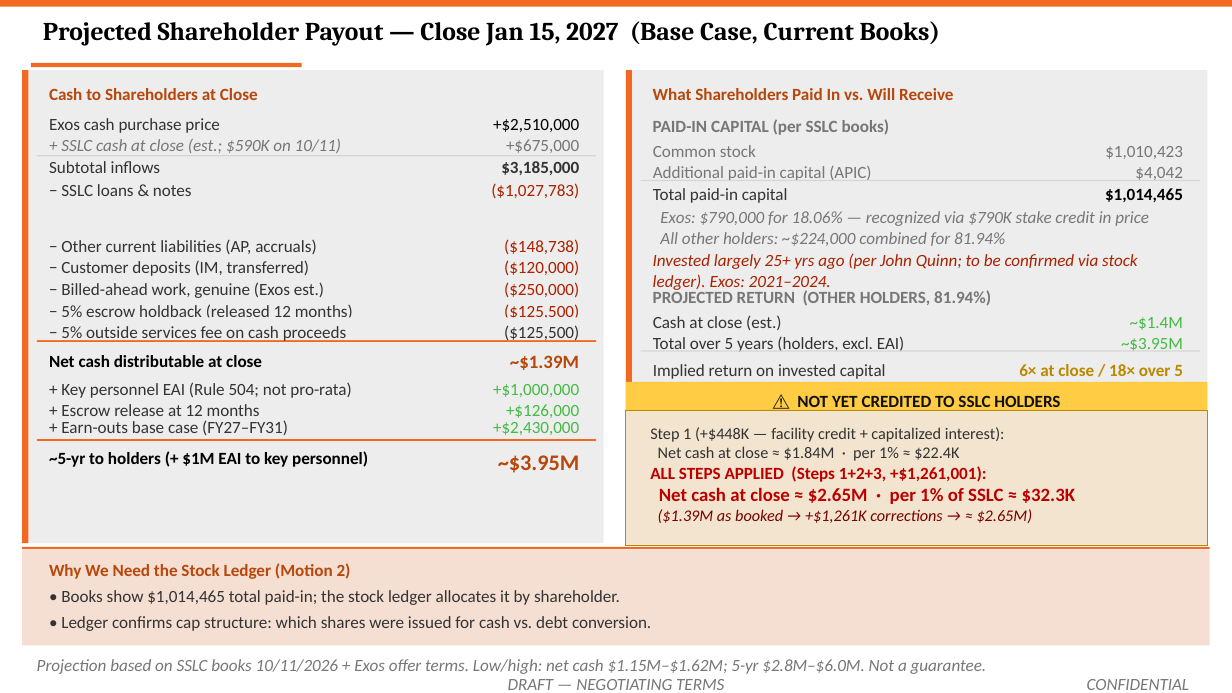
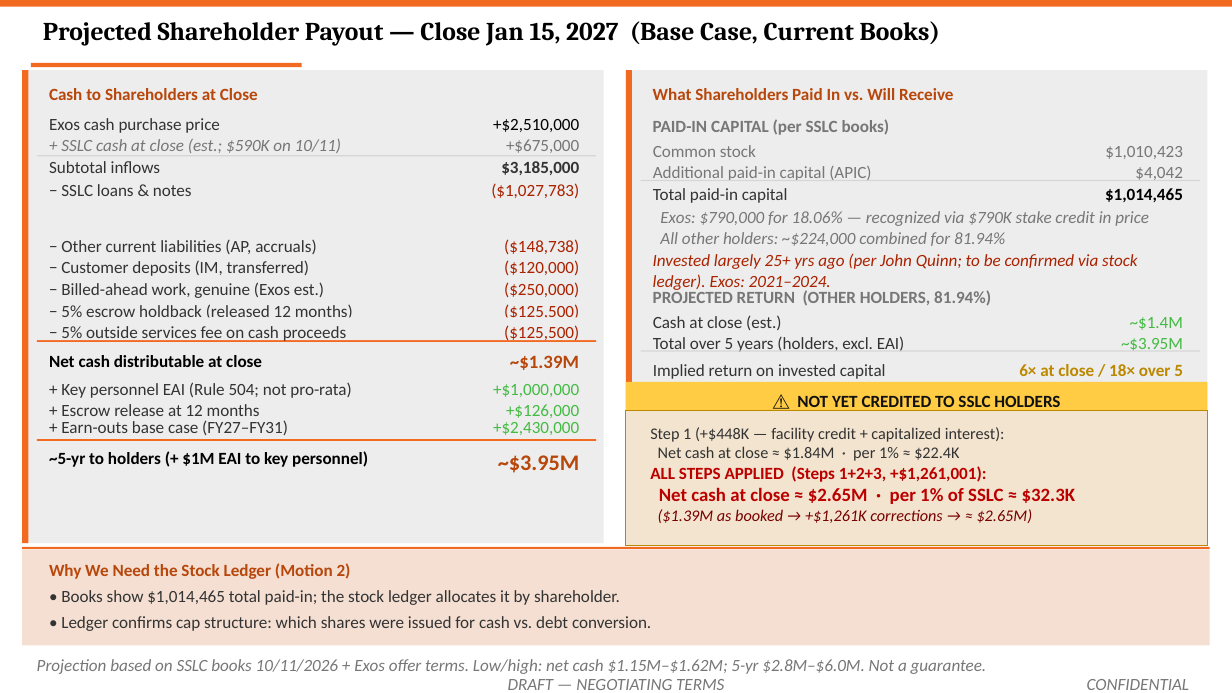
Before and after one commit to ExosAerospace/workspace, a slide deck: slide 15 of drafts/Exos_SSLC_Board_Offer_Overview_2026-10-12_r5_PRINT.pptx. Drawn at 1232x693 pixels with LibreOffice and Linux fonts; fonts in the diff are those of the drawing. Boxes give left, top, right and bottom in pixels: in the first picture for what was removed or moved away, otherwise in the second. Text is boxed around its words. In the diff, an @@ line names an element or a change of style, - is before the commit and + after.

```diff
--- a/drafts/Exos_SSLC_Board_Offer_Overview_2026-10-12_r5_PRINT.pptx
+++ b/drafts/Exos_SSLC_Board_Offer_Overview_2026-10-12_r5_PRINT.pptx
@@ text "($125,500)" at box(504, 325, 579, 342): text colour #333333 to #AA2200 @@
```
Also in this commit, not shown: 4 other files.
